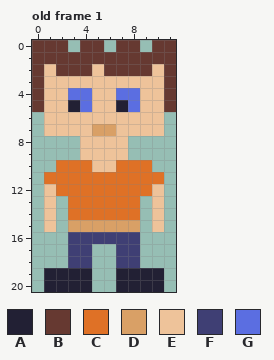
Two versions of one pixel-art file, res/Masters/Sprite-0001.ase. Above, as it was before the edit.
320x240 pixels, 1 frame. Shown: old frame 1. The old version is drawn lined up with the new one, on the new canvas. The commit also changed other frames, which this record leaves out.
Palette (. is transparent): A #222034  B #663931  C #df7126  D #d9a066  E #eec39a  F #3f3f74  G #5b6ee1
Pixels before, old frame 1, first column x 0:
 0 BBB.BB.BB.BB
 1 BBBBBBBBBBBB
 2 BEBBBEBBBBEB
 3 BEEEEEEEEEEB
 4 BEEGGEEGGEEB
 5 BEEAGEEAGEEB
 6 .EEEEEEEEEE.
 7 .EEEEDDEEEE.
 8 ....EEEE....
 9 ....EEEE....
10 ..CCCEECCC..
11 .CCCCCCCCCC.
12 .ECCCCCCCCE.
13 .E.CCCCCC.E.
14 .E.CCCCCC.E.
15 .E.DDDDDD.E.
16 ...FFFFFF...
17 ...FF..FF...
18 ...FF..FF...
19 .AAAA..AAAA.
20 .AAAA..AAAA.
After the commit:
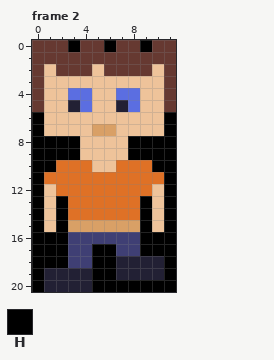
Colours new in this view: H #000000
A new or re-ordered frame is compared with the old frame closest to it.
The edit:
canvas 320x240 -> 12x21, the old top-left corner now at -124,-101 (the part of the old canvas that was cut away was empty and is not shown)
frames 1 -> 3
Frame 2 is new; against old frame 1:
y 0: x 3 . -> H; x 6 . -> H; x 9 . -> H
y 6..7: x 0 . -> H; x 11 . -> H
y 8..9: x 0..3 .... -> HHHH; x 8..11 .... -> HHHH
y 10: x 0..1 .. -> HH; x 10..11 .. -> HH
y 11..12: x 0 . -> H; x 11 . -> H
y 13..15: x 0 . -> H; x 2 . -> H; x 9 . -> H; x 11 . -> H
y 16: x 0..2 ... -> HHH; x 9..11 ... -> HHH
y 17: x 0..2 ... -> HHH; x 5..6 .. -> HH; x 9..11 ... -> HHH
y 18: x 0..2 ... -> HHH; x 5..11 ..FF... -> HHAAAAH
y 19: x 0 . -> H; x 5..6 .. -> HH; x 11 . -> H
y 20: x 0 . -> H; x 5..11 ..AAAA. -> HHHHHHH
